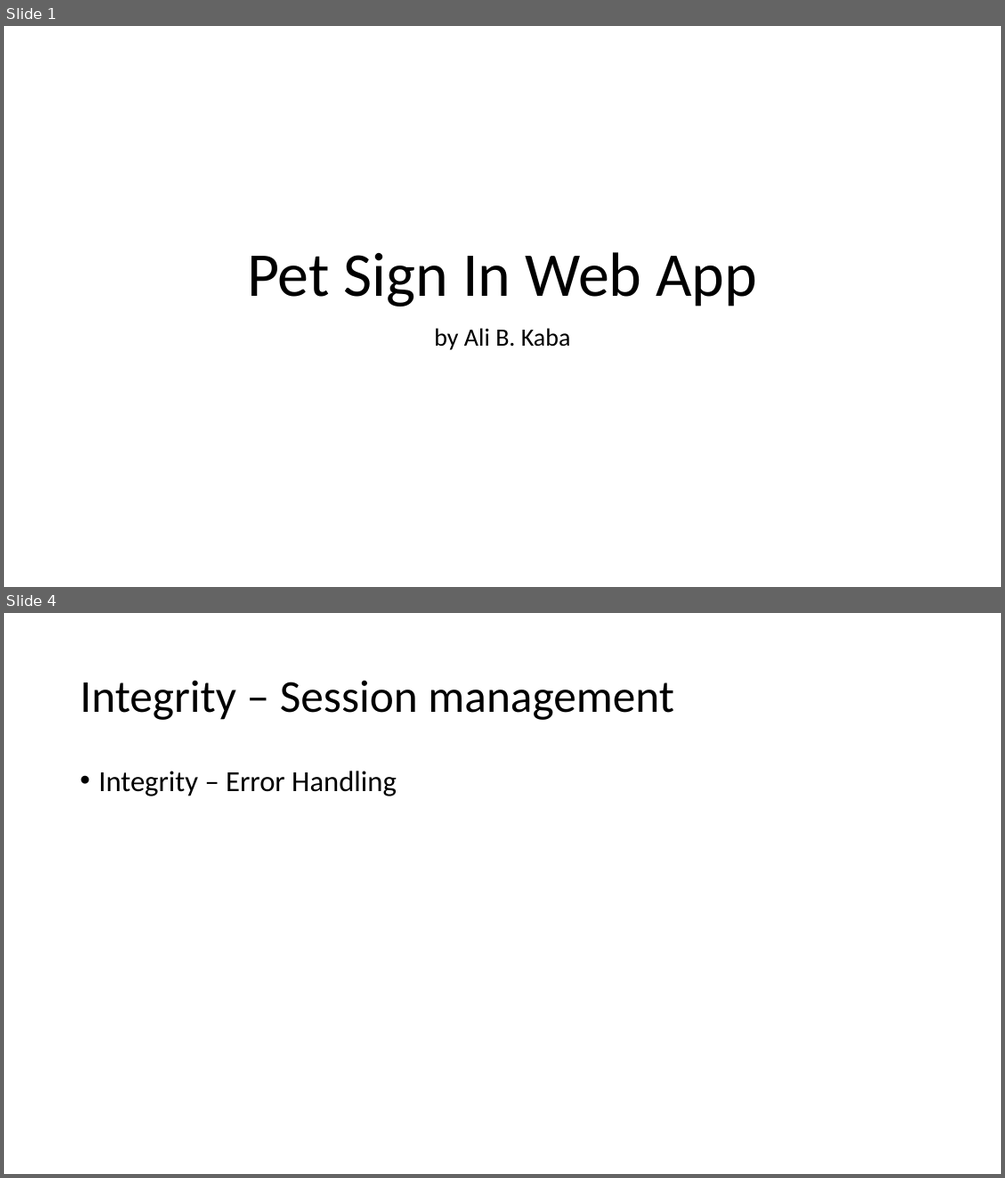
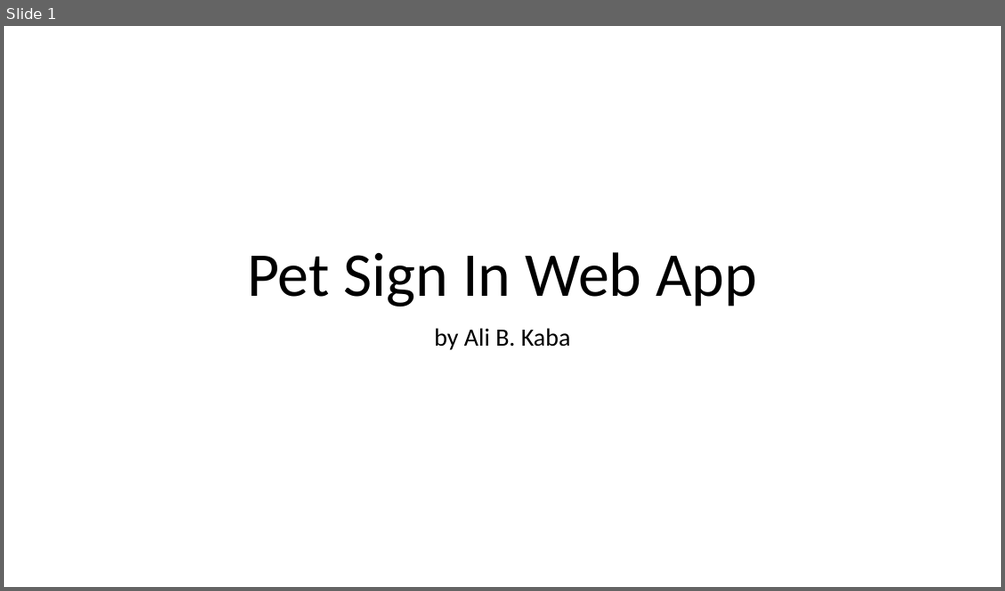
Before and after one commit to alibkaba/Pet_Sign_In_Web_App, a slide deck: doc/Ali_Kaba.pptx. Shown one above the other, each under a label of ours: slides 1 and 4 before the commit, slide 1 after it; the slides between them are not shown. The pictures are 1005x1178 and 1005x591 pixels, drawn with LibreOffice and Linux fonts; fonts in the diff are those of the drawing. Boxes give left, top, right and bottom in pixels: in the first picture for what was removed or moved away, otherwise in the second. Text is boxed around its words. In the diff, an @@ line names an element or a change of style, - is before the commit and + after.

```diff
--- a/doc/Ali_Kaba.pptx
+++ b/doc/Ali_Kaba.pptx
@@ slide 4 removed at bbox=[4, 613, 1001, 1174], background #FFFFFF @@
@@ title removed at bbox=[80, 680, 674, 720] @@
-Integrity – Session management
@@ text removed at bbox=[98, 771, 396, 796] @@
-• Integrity – Error Handling
```
Also in this commit, not shown: 2 slides changed, 14 slides added, 1 other slide removed, 10 other files.
